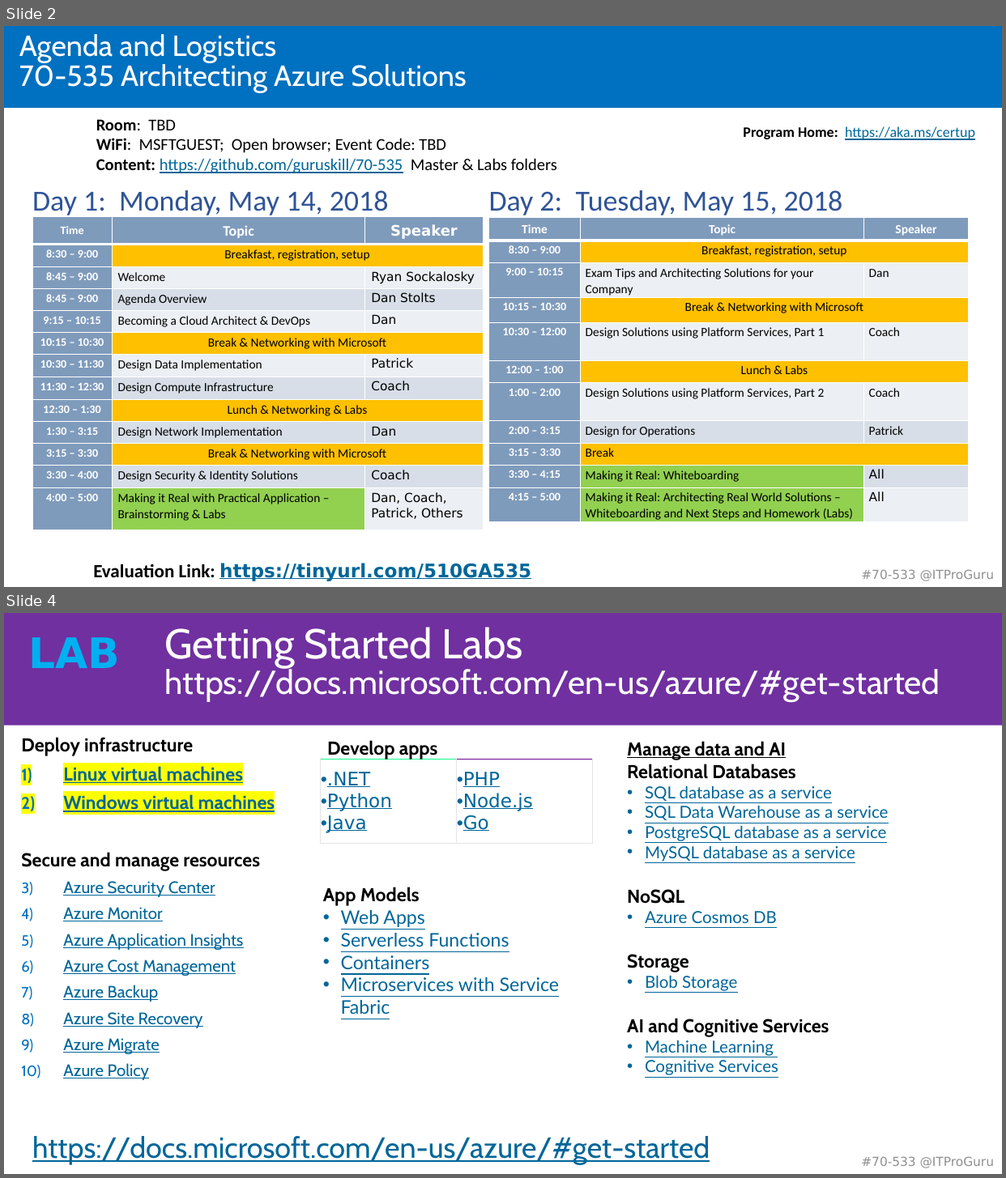
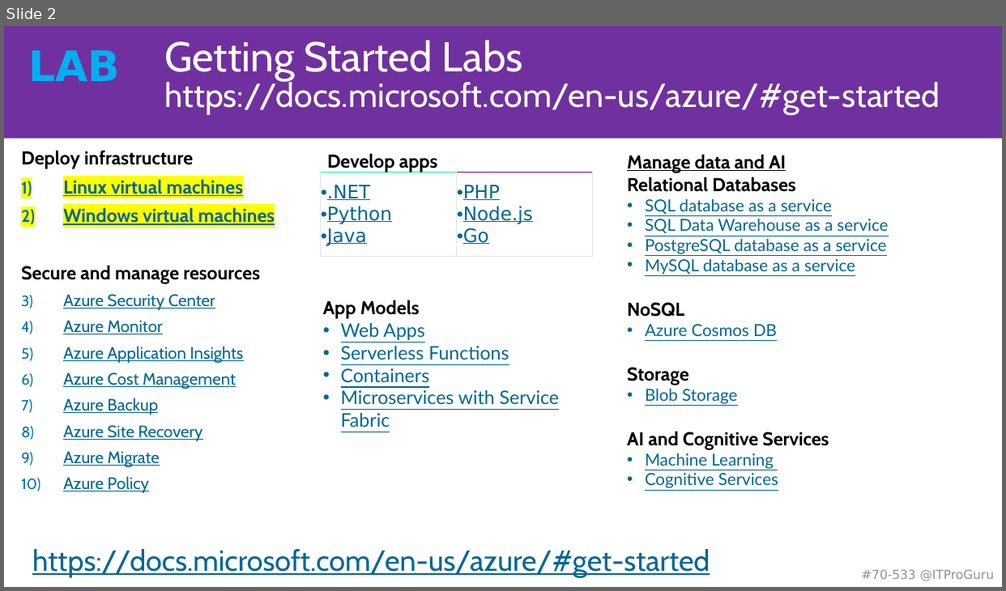
Before and after one commit to guruskill/70-535, a slide deck: Labs/70-535-00-Labs.pptx. Shown one above the other, each under a label of ours: slides 2 and 4 before the commit, slide 2 after it; the slides between them are not shown. The pictures are 1006x1178 and 1006x591 pixels, drawn with LibreOffice and Linux fonts; fonts in the diff are those of the drawing. Boxes give left, top, right and bottom in pixels: in the first picture for what was removed or moved away, otherwise in the second. Text is boxed around its words. In the diff, an @@ line names an element or a change of style, - is before the commit and + after.

Commit message:
Add Labs

```diff
--- a/Labs/70-535-00-Labs.pptx
+++ b/Labs/70-535-00-Labs.pptx
@@ slide 2 removed at bbox=[4, 26, 1002, 587], background #FFFFFF; not listed: 2 template elements that a slide beside it also shows @@
@@ title removed at bbox=[19, 34, 466, 93] @@
-Agenda and Logistics
-70-535 Architecting Azure Solutions
@@ text removed at bbox=[96, 119, 557, 173] @@
-Room: TBD
-WiFi: MSFTGUEST; Open browser; Event Code: TBD
-Content: https://github.com/guruskill/70-535 Master & Labs folders
@@ text removed at bbox=[743, 126, 975, 140] @@
-Program Home: https://aka.ms/certup
@@ text removed at bbox=[32, 190, 389, 218] @@
-Day 1: Monday, May 14, 2018
@@ text removed at bbox=[489, 190, 843, 216] @@
-Day 2: Tuesday, May 15, 2018
@@ table removed at bbox=[32, 217, 483, 531], 13 rows, 3 columns @@
-Time | Topic | Speaker
-8:30 – 9:00 | Breakfast, registration, setup | 
-8:45 – 9:00 | Welcome | Ryan Sockalosky
-8:45 – 9:00 | Agenda Overview | Dan Stolts
-9:15 – 10:15 | Becoming a Cloud Architect & DevOps | Dan
-10:15 – 10:30 | Break & Networking with Microsoft | 
-10:30 – 11:30 | Design Data Implementation | Patrick
-11:30 – 12:30 | Design Compute Infrastructure | Coach
-12:30 – 1:30 | Lunch & Networking & Labs | 
-1:30 – 3:15 | Design Network Implementation | Dan
-3:15 – 3:30 | Break & Networking with Microsoft | 
-3:30 – 4:00 | Design Security & Identity Solutions | Coach
-4:00 – 5:00 | Making it Real with Practical Application – Brainstorming & Labs | Dan, Coach, Patrick, Others
@@ table removed at bbox=[489, 218, 968, 523], 11 rows, 3 columns @@
-Time | Topic | Speaker
-8:30 – 9:00 | Breakfast, registration, setup | 
-9:00 – 10:15 | Exam Tips and Architecting Solutions for your Company | Dan
-10:15 – 10:30 | Break & Networking with Microsoft | 
-10:30 – 12:00 | Design Solutions using Platform Services, Part 1 | Coach
-12:00 – 1:00 | Lunch & Labs | 
-1:00 – 2:00 | Design Solutions using Platform Services, Part 2 | Coach
-2:00 – 3:15 | Design for Operations | Patrick
-3:15 – 3:30 | Break | 
-3:30 – 4:15 | Making it Real: Whiteboarding | All
-4:15 – 5:00 | Making it Real: Architecting Real World Solutions – Whiteboarding and Next Steps and Homework (Labs) | All
@@ text removed at bbox=[93, 563, 531, 582] @@
-Evaluation Link: https://tinyurl.com/510GA535
@@ what was slide 4 is now slide 2 @@
```
Also in this commit, not shown: 10 slides changed, 5 slides added, 2 other slides removed.
